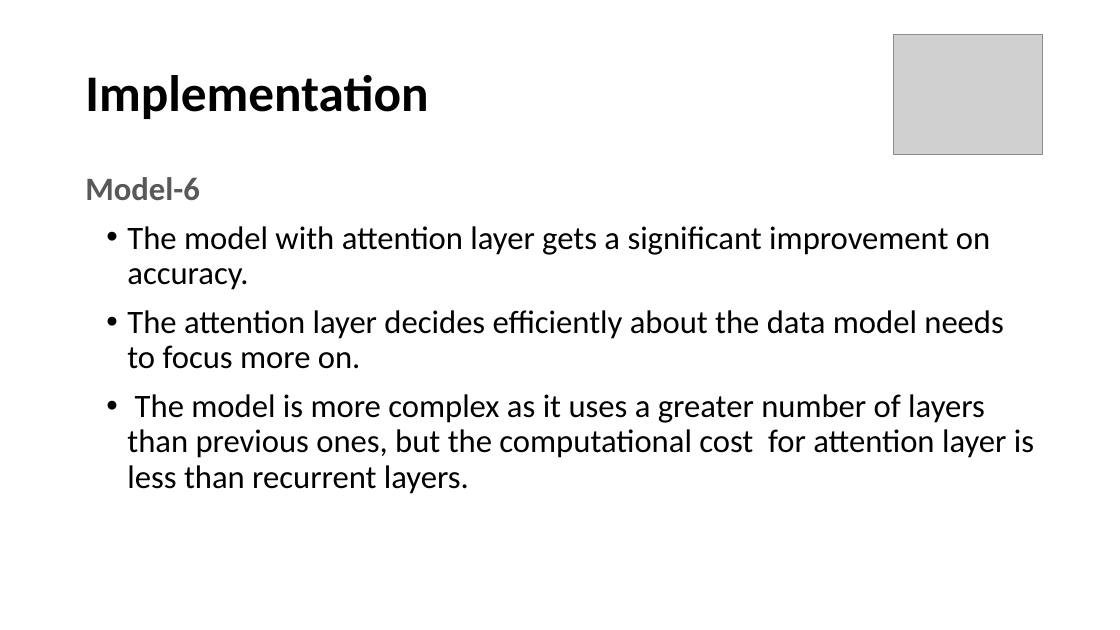
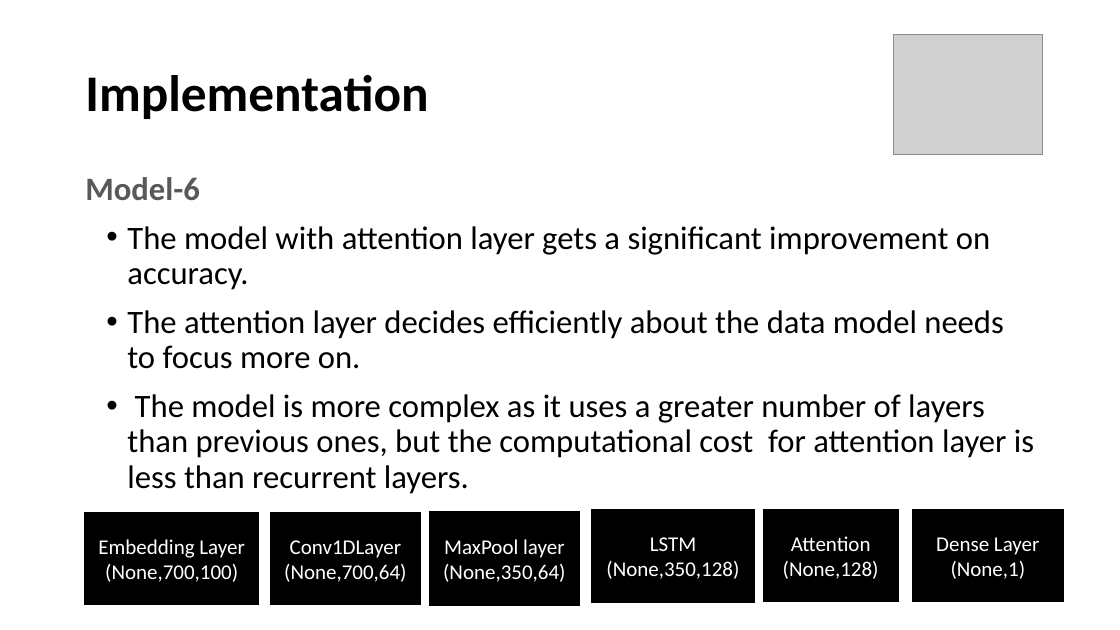
Before and after one commit to satya1013/Fake-News-1, a slide deck: slide 24 of Fake_News_New.pptx. Drawn at 1120x630 pixels with LibreOffice and Linux fonts; fonts in the diff are those of the drawing; grey boxes stand for pictures. Boxes give left, top, right and bottom in pixels: in the first picture for what was removed or moved away, otherwise in the second. Text is boxed around its words. In the diff, an @@ line names an element or a change of style, - is before the commit and + after.

```diff
--- a/Fake_News_New.pptx
+++ b/Fake_News_New.pptx
@@ rectangle added at (85,513,259,605), fill #000000, outline #000000 1 pt, 18 pt, text #FFFFFF @@
+Embedding Layer
+(None,700,100)
@@ rectangle added at (271,513,421,605), fill #000000, outline #000000 1 pt, 18 pt, text #FFFFFF @@
+Conv1DLayer
+(None,700,64)
@@ rectangle added at (429,512,580,606), fill #000000, outline #000000 1 pt, 18 pt, text #FFFFFF @@
+MaxPool layer
+(None,350,64)
@@ rectangle added at (592,510,755,602), fill #000000, outline #000000 1 pt, 18 pt, text #FFFFFF @@
+LSTM
+(None,350,128)
@@ rectangle added at (764,510,899,602), fill #000000, outline #000000 1 pt, 18 pt, text #FFFFFF @@
+Attention
+(None,128)
@@ rectangle added at (912,510,1063,602), fill #000000, outline #000000 1 pt, 18 pt, text #FFFFFF @@
+Dense Layer
+(None,1)
```
Also in this commit, not shown: 10 other slides changed, 4 slides added, 1 slide removed, 11 other files.
